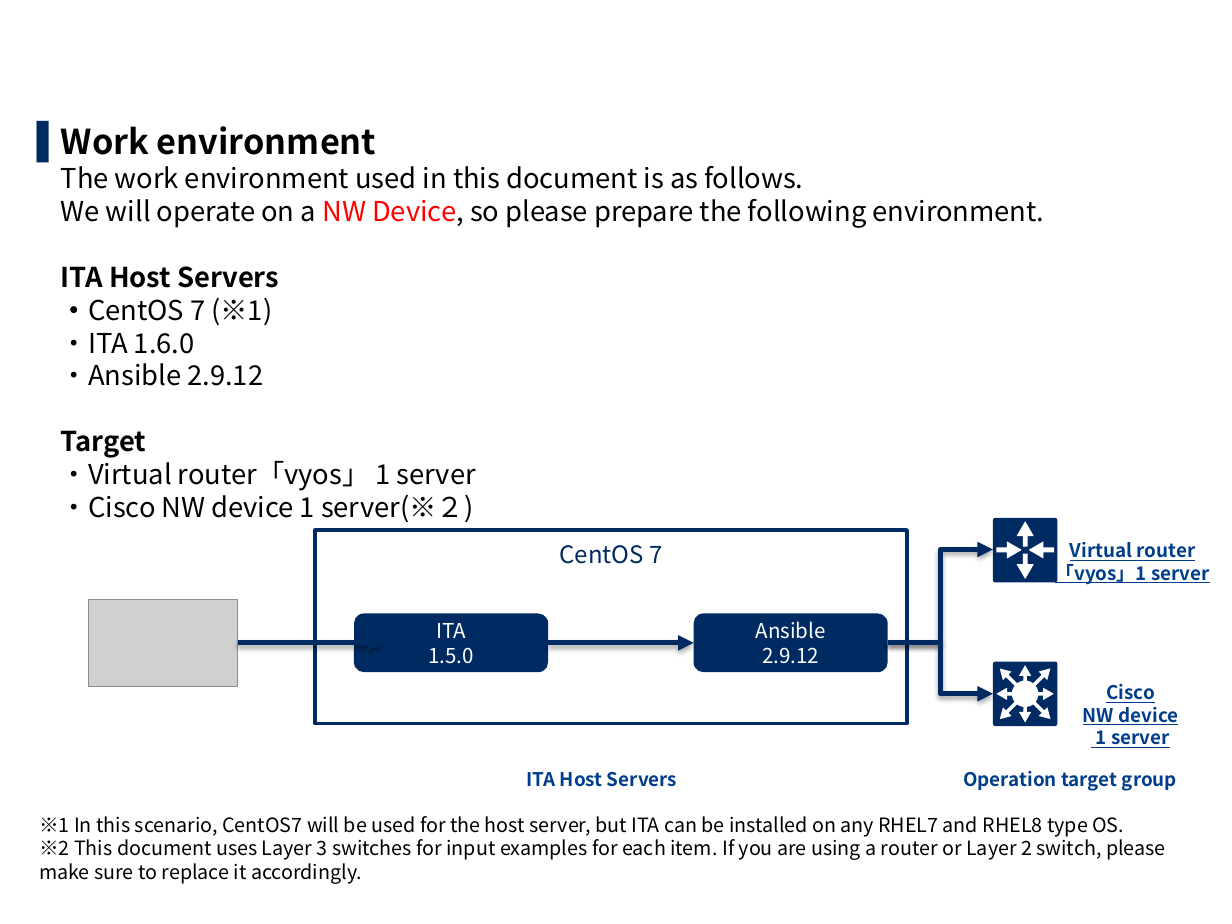
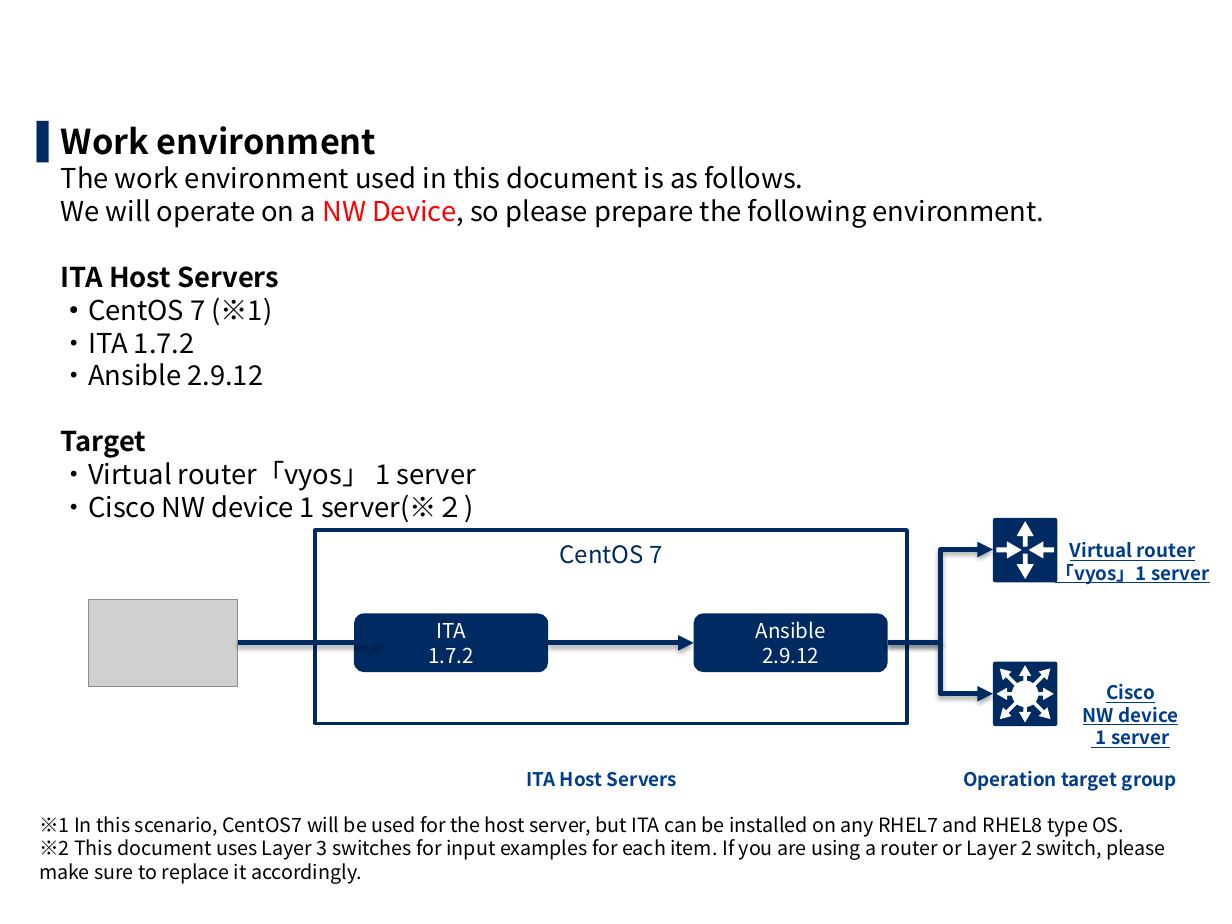
Before and after one commit to exastro-suite/it-automation-docs, a slide deck: slide 45 of asset/Learn/ITA-Ansible-Driver_en_practice.pptx. Drawn at 1232x924 pixels with LibreOffice and Linux fonts; fonts in the diff are those of the drawing; grey boxes stand for pictures; background and template pictures are left out. Boxes give left, top, right and bottom in pixels: in the first picture for what was removed or moved away, otherwise in the second. Text is boxed around its words. In the diff, an @@ line names an element or a change of style, - is before the commit and + after.

```diff
--- a/asset/Learn/ITA-Ansible-Driver_en_practice.pptx
+++ b/asset/Learn/ITA-Ansible-Driver_en_practice.pptx
@@ text at (61,126,1045,523): text changed @@
-▌ Work environment
-  The work environment used in this document is as follows.
-  We will operate on a NW Device, so please prepare the following environment.
-  ITA Host Servers
-  ・CentOS 7 (※1)
-  ・ITA 1.6.0
-  ・Ansible 2.9.12
-  Target
-  ・Virtual router「vyos」 1 server
-  ・Cisco NW device 1 server(※２)
+▌ Work environment
+  The work environment used in this document is as follows.
+  We will operate on a NW Device, so please prepare the following environment.
+  ITA Host Servers
+  ・CentOS 7 (※1)
+  ・ITA 1.7.2
+  ・Ansible 2.9.12
+  Target
+  ・Virtual router「vyos」 1 server
+  ・Cisco NW device 1 server(※２)
@@ text in rounded rectangle at (428,647,474,663): text changed @@
-1.5.0
+1.7.2
```
Also in this commit, not shown: 30 other slides changed, 7 other files.
